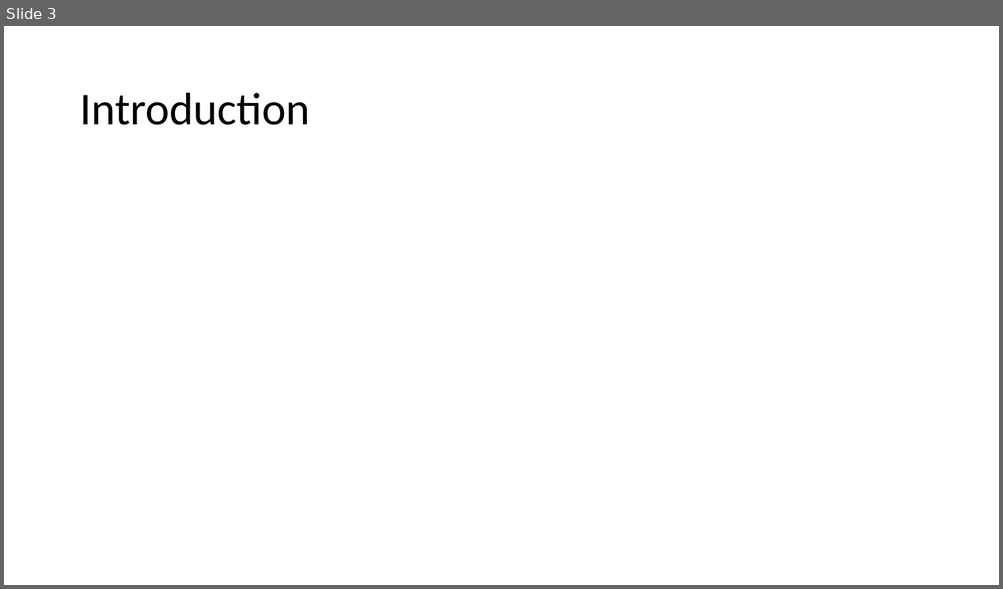
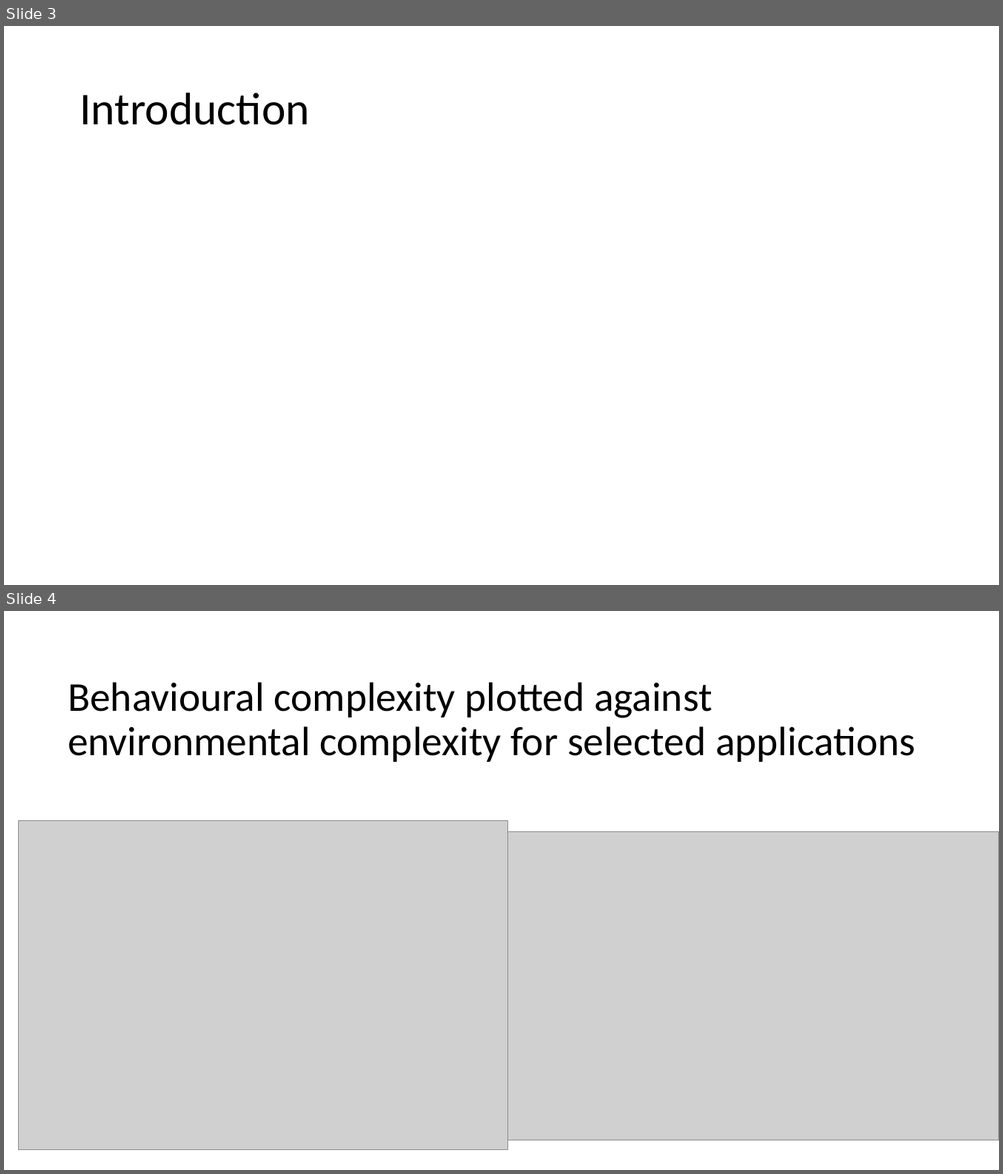
Before and after one commit to abmgis/abmgis, a slide deck: Chapter07-ModellingHumanBehaviour/Chapter7.pptx. Shown one above the other, each under a label of ours: slide 3 before the commit, slides 3 and 4 after it. The pictures are 1003x589 and 1003x1174 pixels, drawn with LibreOffice and Linux fonts; fonts in the diff are those of the drawing; grey boxes stand for pictures. Boxes give left, top, right and bottom in pixels: in the first picture for what was removed or moved away, otherwise in the second. Text is boxed around its words. In the diff, an @@ line names an element or a change of style, - is before the commit and + after.

```diff
--- a/Chapter07-ModellingHumanBehaviour/Chapter7.pptx
+++ b/Chapter07-ModellingHumanBehaviour/Chapter7.pptx
@@ slide 4 added at (x1=4, y1=611, x2=999, y2=1170), background #FFFFFF @@
@@ title added at (x1=68, y1=682, x2=915, y2=762), 39.6 pt, text #000000 @@
+Behavioural complexity plotted against environmental complexity for selected applications
@@ picture added at (x1=18, y1=820, x2=508, y2=1150) @@
@@ picture added at (x1=481, y1=832, x2=999, y2=1141) @@
```
Also in this commit, not shown: 7 other slides added, 1 other file.
